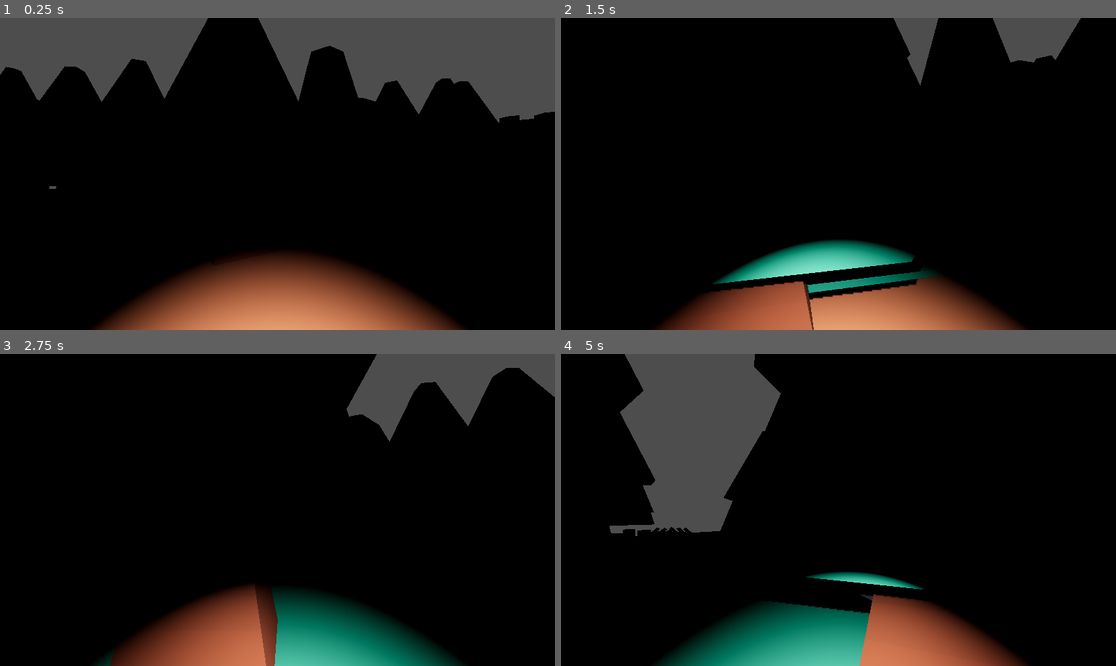
Above: before the commit, frames 1-4 (two rows, left to right).
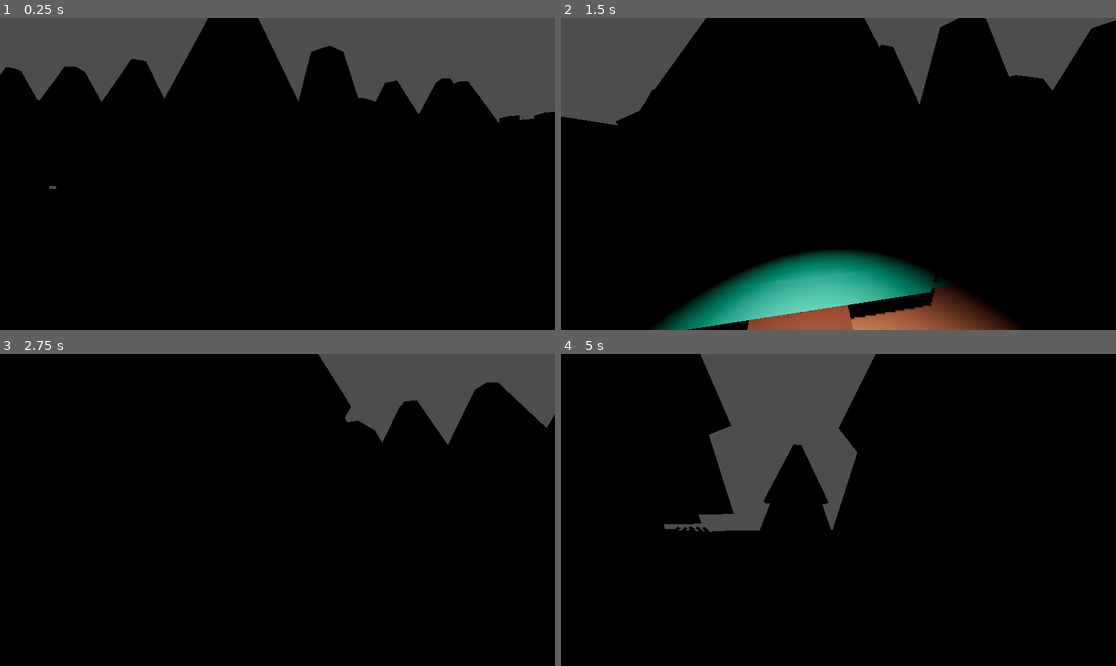
Above: after the commit, the same moments.

Repository: akshvy/zone-13
Game: Godot game, scene res://Scenes/main.tscn
The game is run twice, just before and just after one commit, with the same random seed, the same clock (stepped at 60 frames per second) and the same inputs.
Inputs (mouse positions are in pixels of both pictures, inside the frame that each line leads up to):
- Up to frame 1 (0.25 s): no input
- Up to frame 2 (1.5 s): tap Enter at 0.5 s; move the mouse to (866, 174) at 0.52 s; hold F (Flashlight, bound only after the commit) 0.53-1.28 s; hold W (move_forward) from 0.53 s (still down); tap Space (jump, bound only after the commit) at 0.77, 1.07 s; tap C (crouch, bound only after the commit) at 0.8, 1.35 s; move the mouse to (810, 174) at 1.27 s
- Up to frame 3 (2.75 s): keep holding W (move_forward); tap Space (jump, bound only after the commit) at 1.52, 1.55, 1.82, 2.1 s; move the mouse to (288, 503) at 2.02 s; hold F (Flashlight, bound only after the commit) from 2.03 s (still down)
- Up to frame 4 (5 s): keep holding W (move_forward); move the mouse to (832, 516) at 2.77 s; release F (Flashlight, bound only after the commit) at 2.78 s; tap F (Flashlight, bound only after the commit) at 2.85, 4.35 s; tap Space (jump, bound only after the commit) at 3.02, 3.32, 3.77, 3.8, 4.07, 4.52, 4.82 s; tap C (crouch, bound only after the commit) at 3.05 s; move the mouse to (877, 513) at 3.52 s; hold C (crouch, bound only after the commit) 3.53-4.28 s; move the mouse to (794, 506) at 4.27 s

The runs differ from the first frame. In frame 1, 11% of the frame differs, in the area x 16-84%, y 75-100%; in frame 2, 20%; in frame 3, 14%; in frame 4, 26%, in the area x 8-85%, y 0-100%.

Commit message:
Add player movement and flashlight system with toggle functionality

Diff:
--- a/Scenes/main.tscn
+++ b/Scenes/main.tscn
@@ -1,8 +1,7 @@
-[gd_scene load_steps=35 format=3 uid="uid://dgdn1rhmks8wd"]
+[gd_scene load_steps=34 format=3 uid="uid://dgdn1rhmks8wd"]
 
 [ext_resource type="Script" uid="uid://c4j5vkhpoms4q" path="res://player.gd" id="1_h2yge"]
-[ext_resource type="Script" uid="uid://csl4niajges0" path="res://rock_scatter.gd" id="1_ig7tw"]
-[ext_resource type="PackedScene" uid="uid://mqd4xdoaqbt3" path="res://Assets/Models/rock_01.tscn" id="2_0xm2m"]
+[ext_resource type="AudioStream" uid="uid://bun7o23h4tpl7" path="res://Assets/sounds/toggle.wav" id="2_ueoa1"]
 [ext_resource type="PackedScene" uid="uid://bkmlq44owm44a" path="res://Scenes/Map/Zone13Map.tscn" id="4_kry3j"]
 [ext_resource type="MeshLibrary" uid="uid://tli0lvhduh1i" path="res://Scenes/Map/Zone13Tiles.tres" id="5_21xkr"]
 [ext_resource type="PackedScene" uid="uid://cpjjeyl73gh04" path="res://Assets/hexagon-kit/GLB format/dirt-lumber.glb" id="6_hptm8"]
@@ -39,6 +38,7 @@
 fog_light_color = Color(0.0431373, 0.0431373, 0.0392157, 1)
 fog_density = 1.0
 fog_depth_end = 150.0
+volumetric_fog_enabled = true
 volumetric_fog_density = 0.1
 
 [sub_resource type="CapsuleShape3D" id="CapsuleShape3D_7dm0k"]
@@ -73,14 +73,20 @@
 [node name="Camera3D" type="Camera3D" parent="player/Head"]
 transform = Transform3D(1, 0, 0, 0, 1, 0, 0, 0, 1, 0, 0.772648, 1.50506)
 
-[node name="SpotLight3D" type="SpotLight3D" parent="player/Head/Camera3D"]
-transform = Transform3D(1, 0, 0, 0, 0.421922, 0.906632, 0, -0.906632, 0.421922, 0.0262375, 7.62939e-06, -0.203448)
+[node name="Flashlight" type="SpotLight3D" parent="player/Head"]
+transform = Transform3D(1, 0, 0, 0, 0.421922, 0.906632, 0, -0.906632, 0.421922, 0.0262375, 0.772655, 1.30161)
+visible = false
 light_energy = 4.945
 light_size = 0.082
 shadow_enabled = true
 distance_fade_enabled = true
 spot_range = 20.858
 
+[node name="FlashlightAudio" type="AudioStreamPlayer3D" parent="player/Head"]
+transform = Transform3D(1, 0, 0, 0, 0.421922, 0.906632, 0, -0.906632, 0.421922, 0.0262375, 0.772655, 1.30161)
+stream = ExtResource("2_ueoa1")
+autoplay = true
+
 [node name="Floor" type="MeshInstance3D" parent="."]
 transform = Transform3D(1, 0, 0, 0, 1, 0, 0, 0, 1, -19.4711, -1.50302, -20.7165)
 mesh = SubResource("PlaneMesh_7dm0k")
@@ -95,16 +101,6 @@
 [node name="AudioStreamPlayer3D" type="AudioStreamPlayer3D" parent="."]
 transform = Transform3D(1, 0, 0, 0, 1, 0, 0, 0, 1, 0.302759, 1.90735e-06, 0.141972)
 
-[node name="rock01" parent="." instance=ExtResource("2_0xm2m")]
-transform = Transform3D(-0.999937, 0.0111872, 0, -0.0111872, -0.999937, 0, 0, 0, 1, -1.61657, 1.50398, -4.45735)
-visible = false
-
-[node name="RockScatter" type="Node3D" parent="rock01"]
-transform = Transform3D(1, 0, 0, 0, 1, 0, 0, 0, 1, -1.40401, 0.108721, -0.011898)
-visible = false
-script = ExtResource("1_ig7tw")
-rock_scene = ExtResource("2_0xm2m")
-
 [node name="Zone13Map" parent="." instance=ExtResource("4_kry3j")]
 
 [node name="GridMap" type="GridMap" parent="Zone13Map"]
--- a/player.gd
+++ b/player.gd
@@ -1,16 +1,20 @@
 extends CharacterBody3D
 
 @export var speed: float = 5.0
+@export var crouch_speed: float = 2.5
+@export var jump_force: float = 10.0
 @export var gravity: float = -24.8
 @export var mouse_sensitivity: float = 0.3
 
-var yaw: float = 0.0    # Left/Right rotation
-var pitch: float = 0.0  # Up/Down rotation
+var yaw: float = 0.0
+var pitch: float = 0.0
+var is_crouching: bool = false
 
 @onready var head: Node3D = $Head
+@onready var camera: Camera3D = $Head/Camera3D
+@onready var flashlight: SpotLight3D = $Head/Flashlight
 
 func _ready() -> void:
-	# Lock the mouse to the center and hide it
 	Input.set_mouse_mode(Input.MOUSE_MODE_CAPTURED)
 
 func _unhandled_input(event: InputEvent) -> void:
@@ -19,8 +23,14 @@
 		pitch -= event.relative.y * mouse_sensitivity
 		pitch = clamp(pitch, -90, 90)
 
-		rotation_degrees.y = yaw               # rotate body (left/right)
-		head.rotation_degrees.x = pitch       # rotate head (up/down)
+		rotation_degrees.y = yaw
+		head.rotation_degrees.x = pitch
+
+	if event.is_action_pressed("Flashlight"):
+		flashlight.visible = !flashlight.visible
+
+	if event.is_action_pressed("crouch"):
+		is_crouching = !is_crouching
 
 func _physics_process(delta: float) -> void:
 	var input_dir = Vector3.ZERO
@@ -35,17 +45,25 @@
 		input_dir.x += 1
 
 	input_dir = input_dir.normalized()
+	var move_dir = (transform.basis * input_dir).normalized()
 
-	# Rotate input direction based on where player is looking
-	var direction = (transform.basis * input_dir).normalized()
+	# Choose correct speed
+	var current_speed: float
+	if is_crouching:
+		current_speed = crouch_speed
+	else:
+		current_speed = speed
 
-	velocity.x = direction.x * speed
-	velocity.z = direction.z * speed
+	velocity.x = move_dir.x * current_speed
+	velocity.z = move_dir.z * current_speed
 
-	# Apply gravity
-	if not is_on_floor():
+	# Apply gravity and jump
+	if is_on_floor():
+		if Input.is_action_just_pressed("jump"):
+			velocity.y = jump_force
+		else:
+			velocity.y = 0.0
+	else:
 		velocity.y += gravity * delta
-	else:
-		velocity.y = 0.0
 
 	move_and_slide()
--- a/project.godot
+++ b/project.godot
@@ -37,3 +37,18 @@
 "events": [Object(InputEventKey,"resource_local_to_scene":false,"resource_name":"","device":-1,"window_id":0,"alt_press …(192 unchanged characters)…
 ]
 }
+jump={
+"deadzone": 0.2,
+"events": [Object(InputEventKey,"resource_local_to_scene":false,"resource_name":"","device":-1,"window_id":0,"alt_pressed":false,"shift_pressed":false,"ctrl_pressed":false,"meta_pressed":false,"pressed":false,"keycode":0,"physical_keycode":32,"key_label":0,"unicode":32,"location":0,"echo":false,"script":null)
+]
+}
+crouch={
+"deadzone": 0.2,
+"events": [Object(InputEventKey,"resource_local_to_scene":false,"resource_name":"","device":-1,"window_id":0,"alt_pressed":false,"shift_pressed":false,"ctrl_pressed":false,"meta_pressed":false,"pressed":false,"keycode":0,"physical_keycode":67,"key_label":0,"unicode":99,"location":0,"echo":false,"script":null)
+]
+}
+Flashlight={
+"deadzone": 0.2,
+"events": [Object(InputEventKey,"resource_local_to_scene":false,"resource_name":"","device":-1,"window_id":0,"alt_pressed":false,"shift_pressed":false,"ctrl_pressed":false,"meta_pressed":false,"pressed":false,"keycode":0,"physical_keycode":70,"key_label":0,"unicode":102,"location":0,"echo":false,"script":null)
+]
+}
Not shown, added: Assets/sounds/toggle.wav
